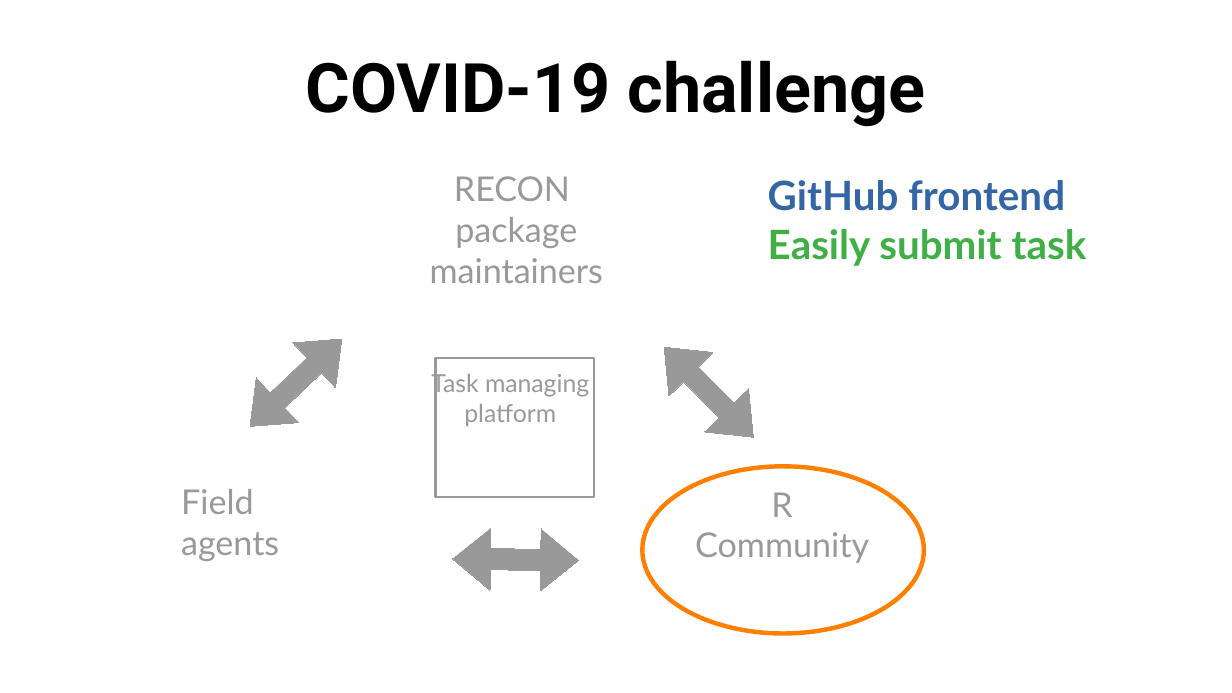
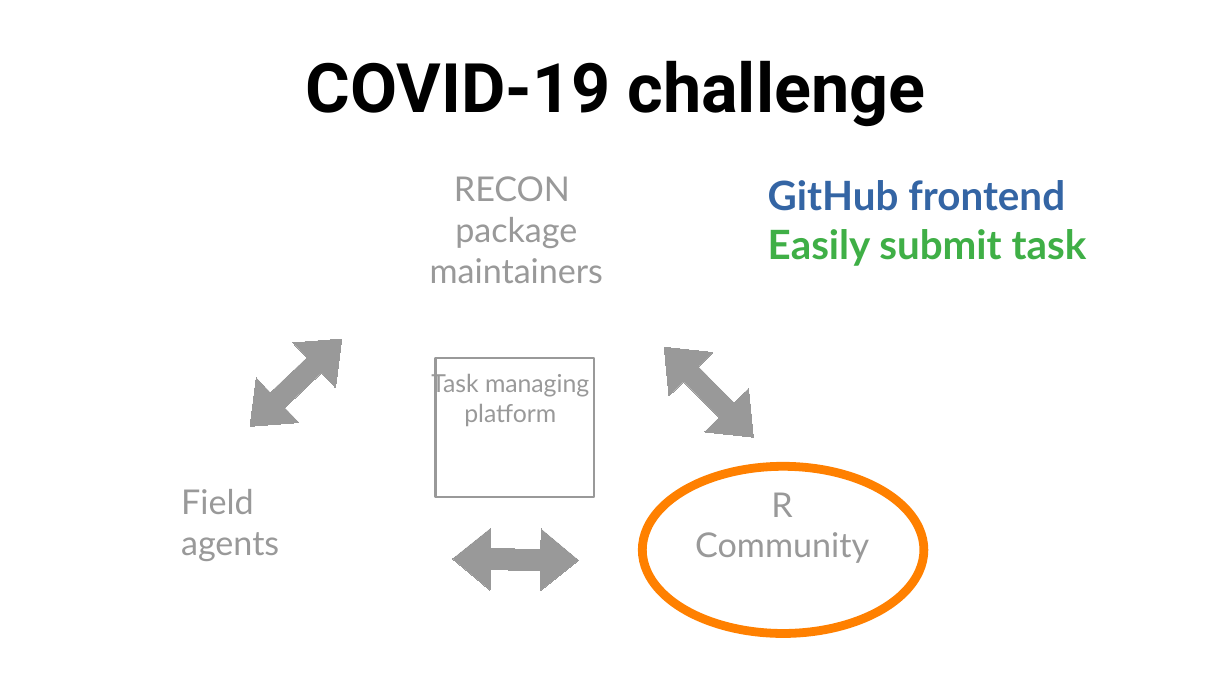
Before and after one commit to matthieugold/covid-19-challenge, a slide deck: slide 33 of docs/dscc_presentation/dscc_presentation.odp. Drawn at 1232x693 pixels with LibreOffice and Linux fonts; fonts in the diff are those of the drawing. Boxes give left, top, right and bottom in pixels: in the first picture for what was removed or moved away, otherwise in the second. Text is boxed around its words. In the diff, an @@ line names an element or a change of style, - is before the commit and + after.

```diff
--- a/docs/dscc_presentation/dscc_presentation.odp
+++ b/docs/dscc_presentation/dscc_presentation.odp
@@ ellipse at [643, 466, 925, 634]: outline #FF8000 2.83 pt to #FF8000 5.67 pt @@
```
Also in this commit, not shown: 1 other slide changed, 9 slides added, 1 slide removed, 3 other files.
